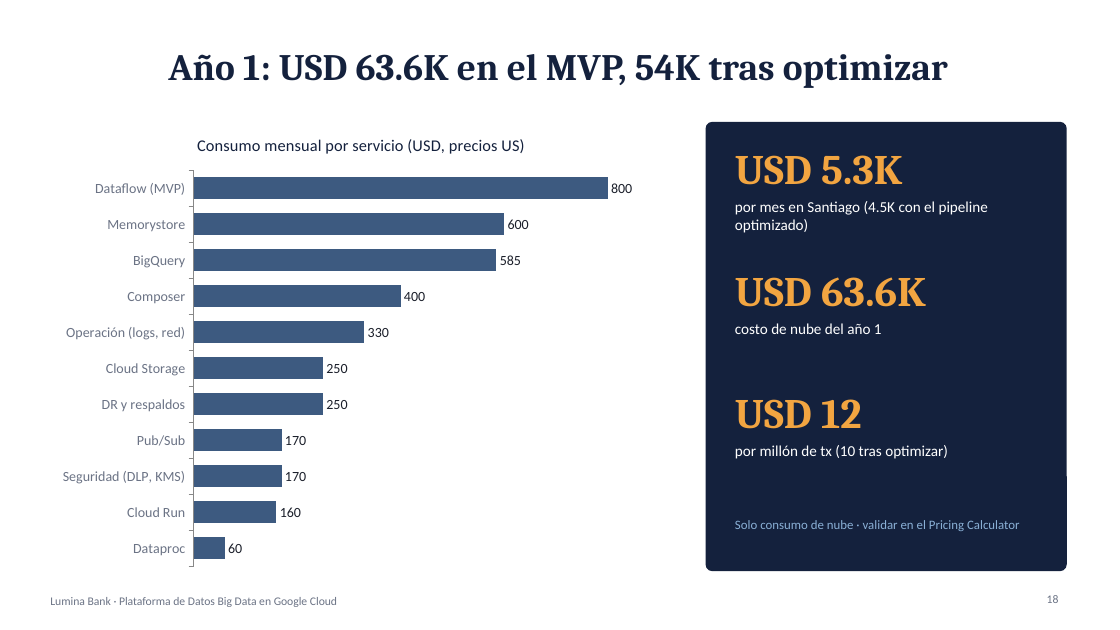
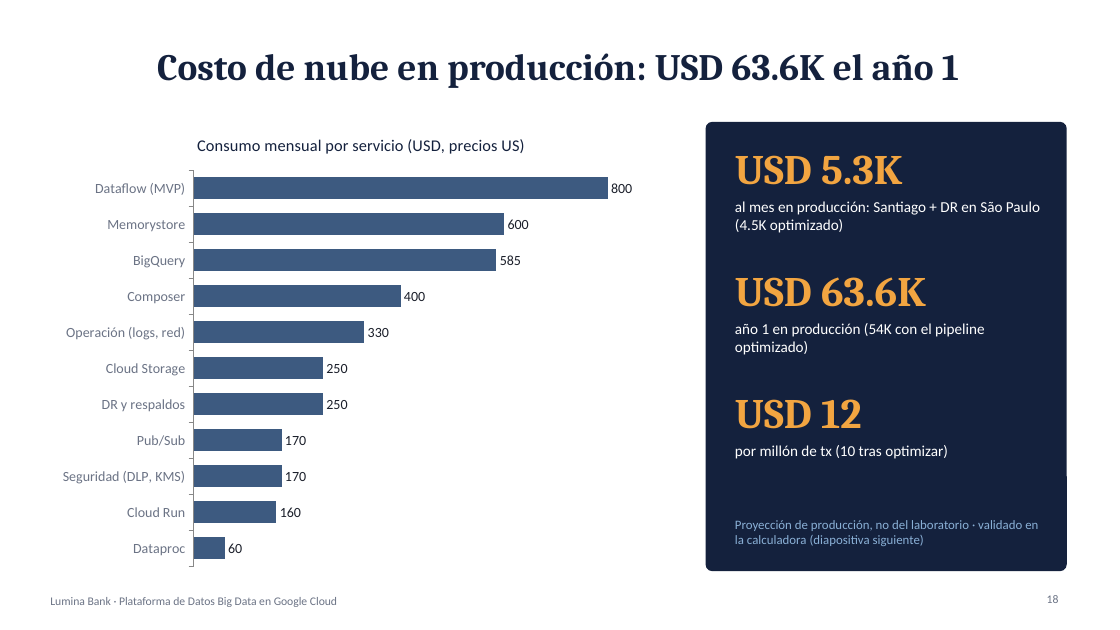
Before and after one commit to bmontoyag/utec_bigdata_trabajo, a slide deck: slide 18 of presentacion/Lumina Bank - Sustentacion.pptx. Drawn at 1120x630 pixels with LibreOffice and Linux fonts; fonts in the diff are those of the drawing. Boxes give left, top, right and bottom in pixels: in the first picture for what was removed or moved away, otherwise in the second. Text is boxed around its words. In the diff, an @@ line names an element or a change of style, - is before the commit and + after.

```diff
--- a/presentacion/Lumina Bank - Sustentacion.pptx
+++ b/presentacion/Lumina Bank - Sustentacion.pptx
@@ title at box(157, 53, 959, 88): text changed @@
-Año 1: USD 63.6K en el MVP, 54K tras optimizar
+Costo de nube en producción: USD 63.6K el año 1
@@ text at box(735, 201, 1040, 233): text changed @@
-por mes en Santiago (4.5K con el pipeline optimizado)
+al mes en producción: Santiago + DR en São Paulo (4.5K optimizado)
@@ text at box(735, 323, 984, 355): text changed @@
-costo de nube del año 1
+año 1 en producción (54K con el pipeline optimizado)
@@ text at box(735, 520, 1038, 546): text changed @@
-Solo consumo de nube · validar en el Pricing Calculator
+Proyección de producción, no del laboratorio · validado en la calculadora (diapositiva siguiente)
```
Also in this commit, not shown: 2 other slides changed, 3 other files.
